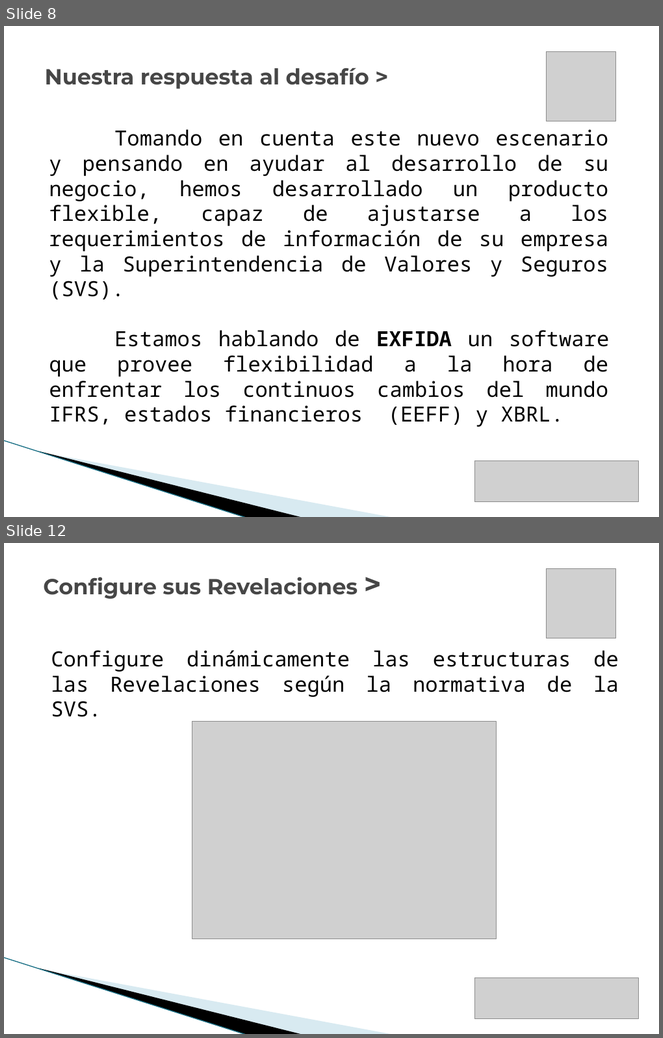
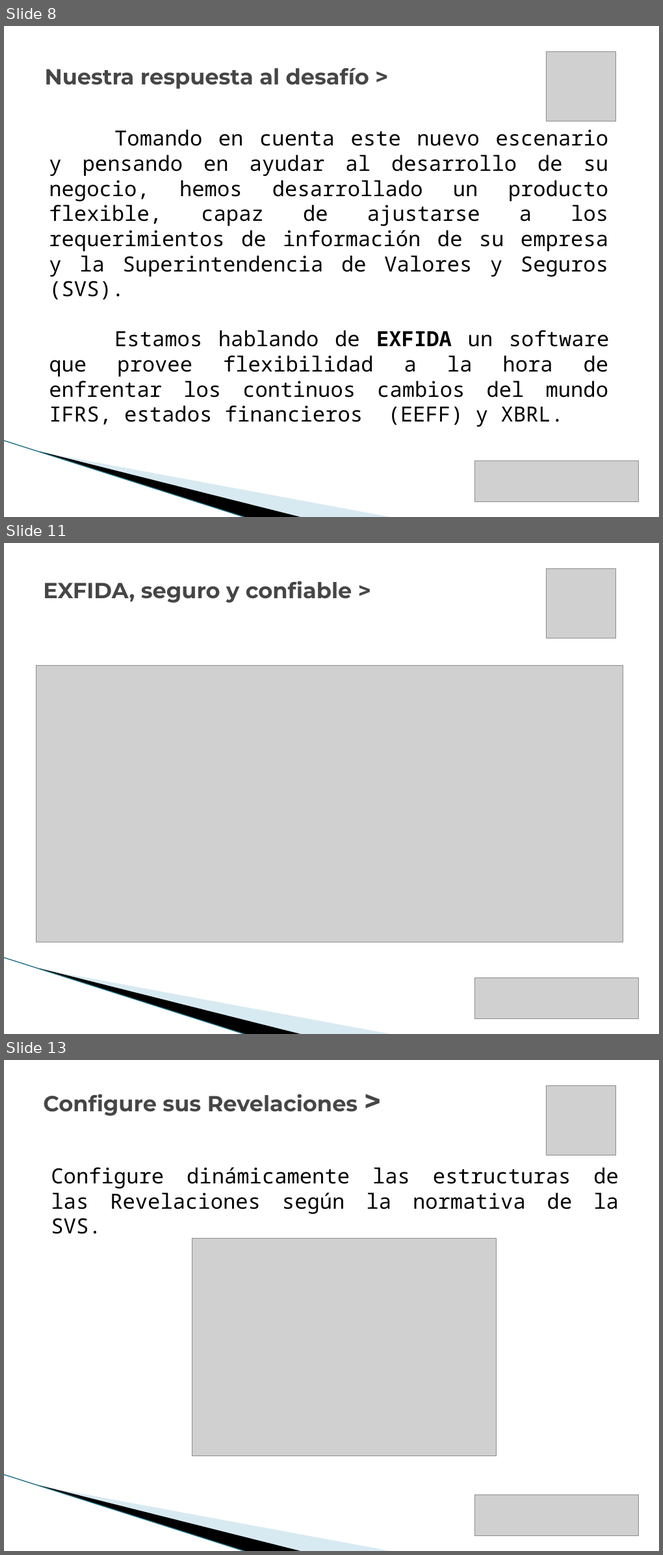
Before and after one commit to vicky1404/rev-ii, a slide deck: docs/comercial/brochure_2.pptx. Shown one above the other, each under a label of ours: slides 8 and 12 before the commit, slides 8, 11 and 13 after it; the slides between them are not shown. The pictures are 663x1038 and 663x1555 pixels, drawn with LibreOffice and Linux fonts; fonts in the diff are those of the drawing; grey boxes stand for pictures; background and template pictures are left out. Boxes give left, top, right and bottom in pixels: in the first picture for what was removed or moved away, otherwise in the second. Text is boxed around its words. In the diff, an @@ line names an element or a change of style, - is before the commit and + after.

```diff
--- a/docs/comercial/brochure_2.pptx
+++ b/docs/comercial/brochure_2.pptx
@@ slide 11 added at bbox=[4, 543, 659, 1034], background #FFFFFF; not listed: 3 template elements that a slide beside it also shows @@
@@ title added at bbox=[43, 581, 352, 603], 24 pt, text #464646, bold @@
+EXFIDA, seguro y confiable >
@@ picture added at bbox=[547, 568, 616, 638] @@
@@ picture added at bbox=[36, 665, 623, 942] @@
@@ picture added at bbox=[475, 978, 639, 1019] @@
@@ what was slide 12 is now slide 13 @@
```
Also in this commit, not shown: 16 slides changed, 1 other slide added.
